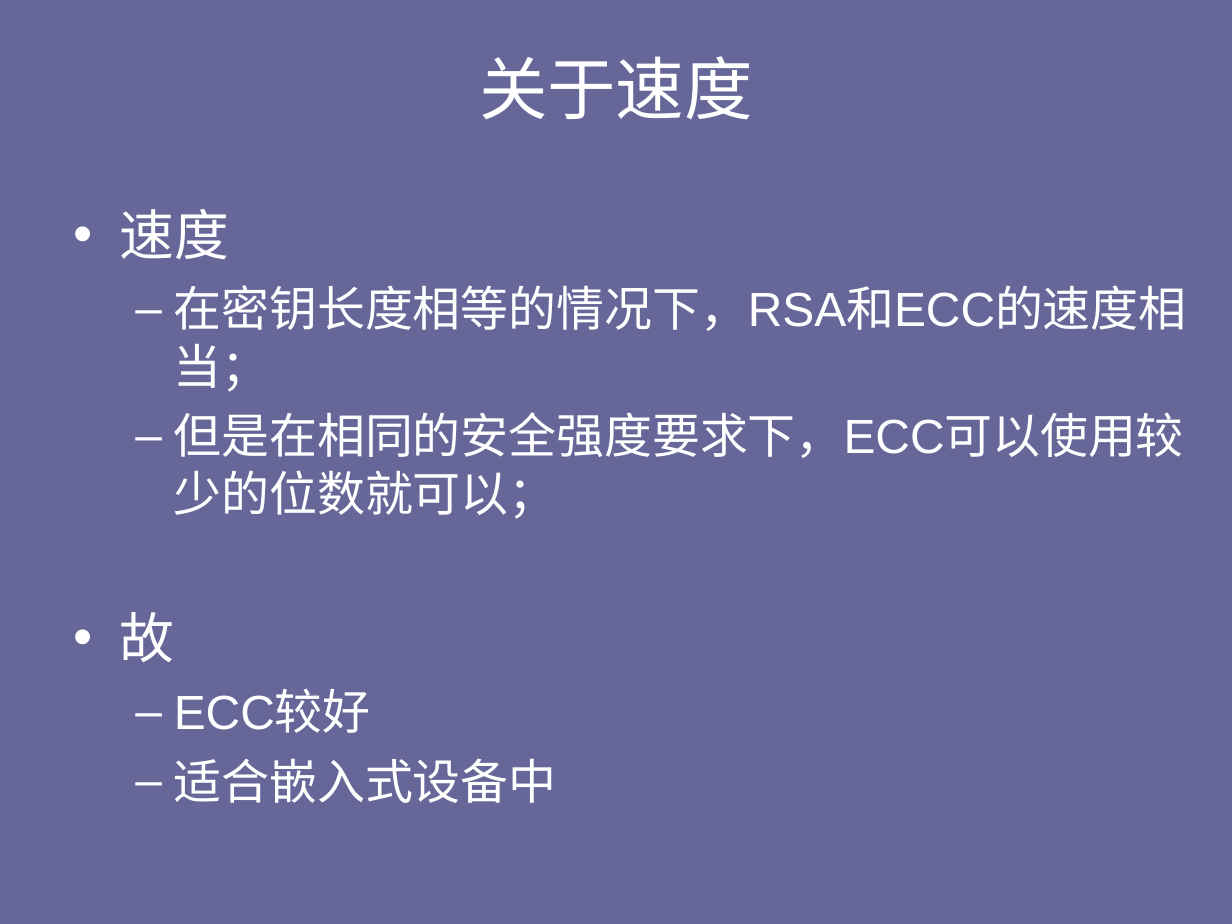
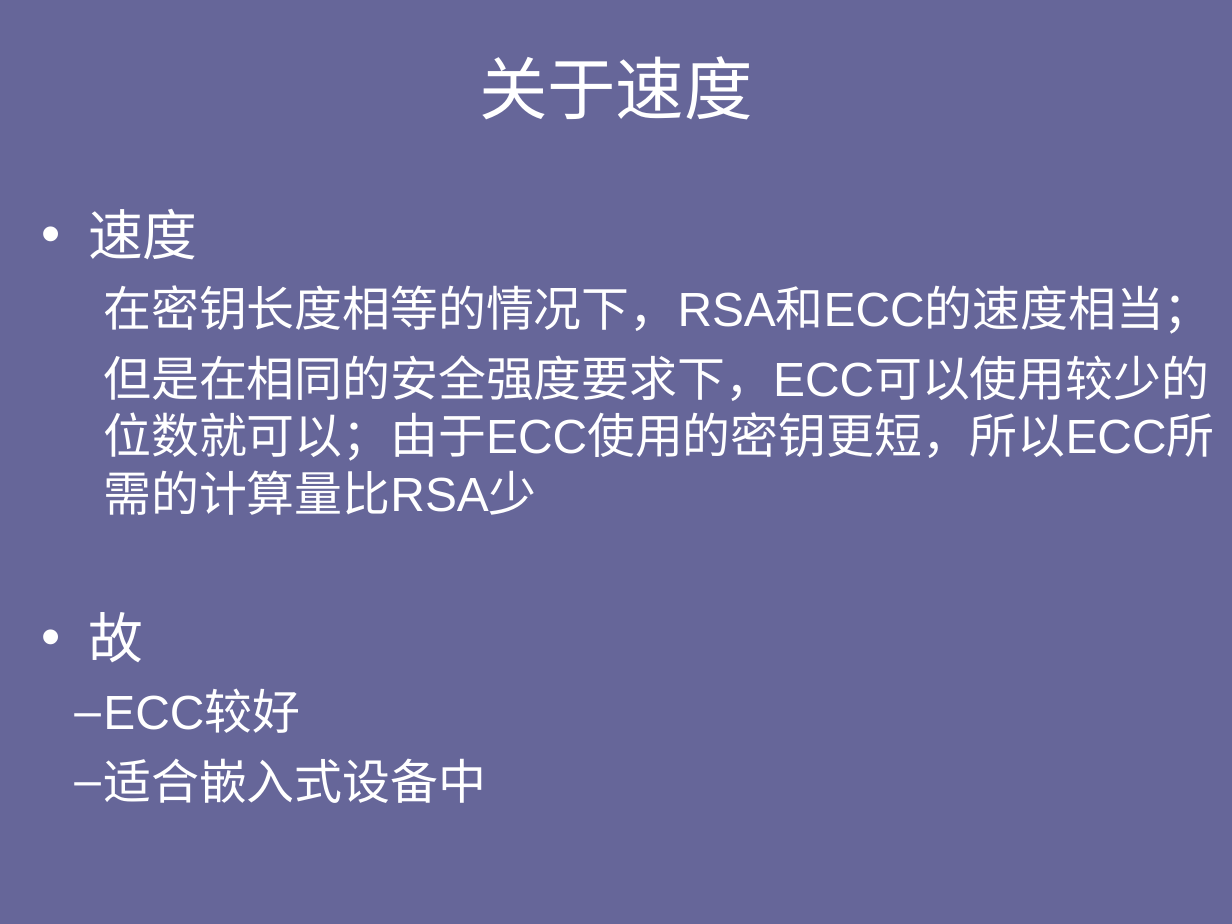
Before and after one commit to weiyinfu/cryptography, a slide deck: slide 35 of 第10章-密钥管理及其他公钥体制+姚.ppt. Drawn at 1232x924 pixels with LibreOffice and Linux fonts; fonts in the diff are those of the drawing; background and template pictures are left out. Boxes give left, top, right and bottom in pixels: in the first picture for what was removed or moved away, otherwise in the second. Text is boxed around its words. In the diff, an @@ line names an element or a change of style, - is before the commit and + after.

```diff
--- a/第10章-密钥管理及其他公钥体制+姚.ppt
+++ b/第10章-密钥管理及其他公钥体制+姚.ppt
@@ text "速度": place and size @@
-text "速度" at [120, 209, 1187, 803]
+text "速度" at [88, 209, 1214, 803]
@@ text at [103, 285, 1211, 803]: bullet – to none; indent changed @@
@@ text at [103, 355, 1214, 461]: text changed @@
-  – 但是在相同的安全强度要求下，ECC可以使用较少的位数就可以；
+  但是在相同的安全强度要求下，ECC可以使用较少的位数就可以；由于ECC使用的密钥更短，所以ECC所需的计算量比RSA少
```
Also in this commit, not shown: 1 other slide changed, 1 slide added, 1 slide removed, 2 other files.
